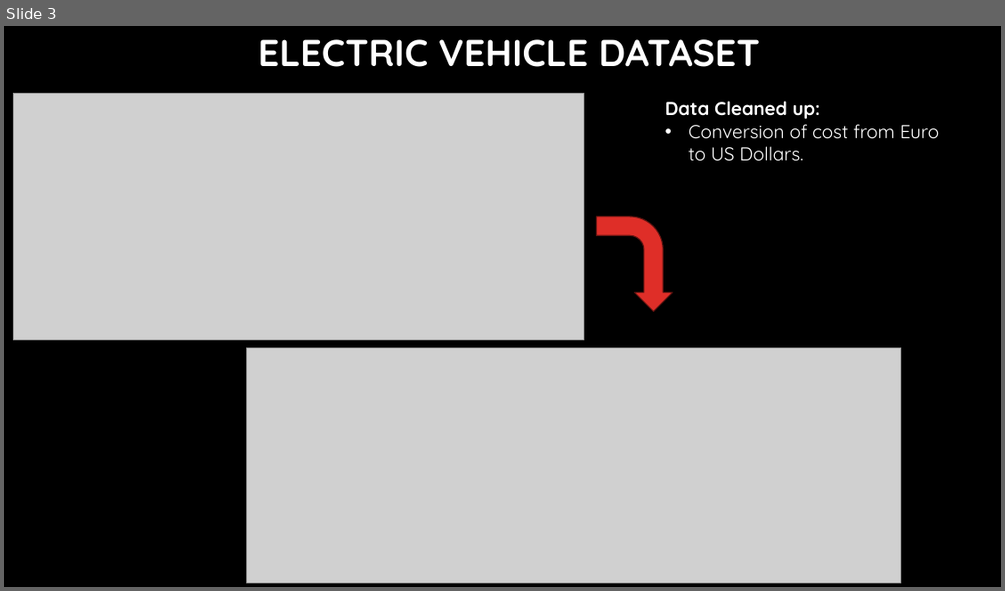
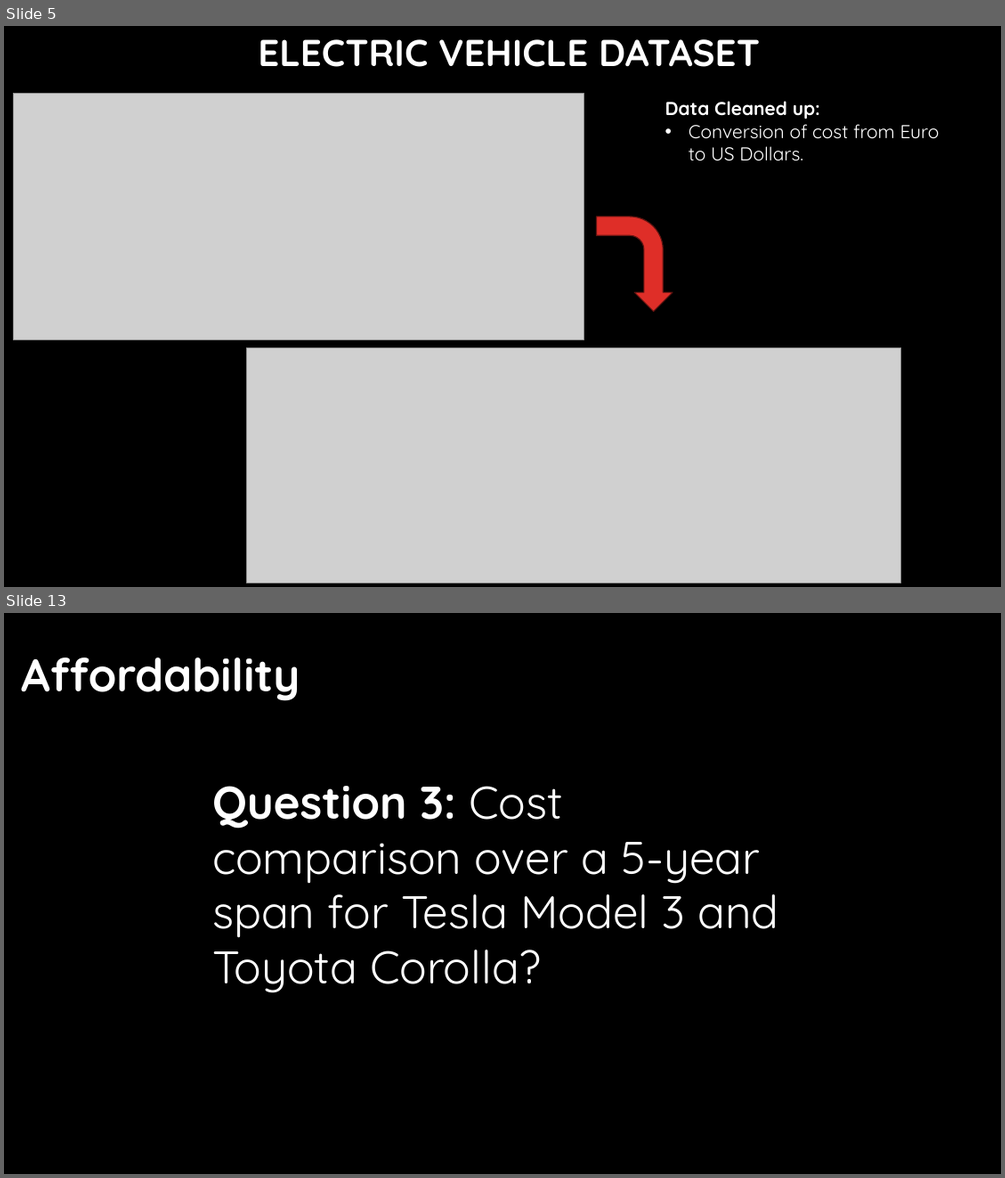
Before and after one commit to Jadium19/EVperformanceAnalysis, a slide deck: EV Slide Deck [Autosaved].pptx. Shown one above the other, each under a label of ours: slide 3 before the commit, slides 5 and 13 after it; the slides between them are not shown. The pictures are 1005x591 and 1005x1178 pixels, drawn with LibreOffice and Linux fonts; fonts in the diff are those of the drawing; grey boxes stand for pictures; background and template pictures are left out. Boxes give left, top, right and bottom in pixels: in the first picture for what was removed or moved away, otherwise in the second. Text is boxed around its words. In the diff, an @@ line names an element or a change of style, - is before the commit and + after.

```diff
--- a/EV Slide Deck [Autosaved].pptx
+++ b/EV Slide Deck [Autosaved].pptx
@@ slide 13 added at (4, 613, 1001, 1174), background #000000 @@
@@ text added at (21, 657, 299, 701), 44 pt, text #FFFFFF, bold @@
+Affordability
@@ text added at (212, 786, 778, 993), 44 pt, text #FFFFFF @@
+Question 3: Cost comparison over a 5-year span for Tesla Model 3 and Toyota Corolla?
@@ what was slide 3 is now slide 5 @@
```
Also in this commit, not shown: 8 slides changed, 5 other slides added, 3 slides removed.
